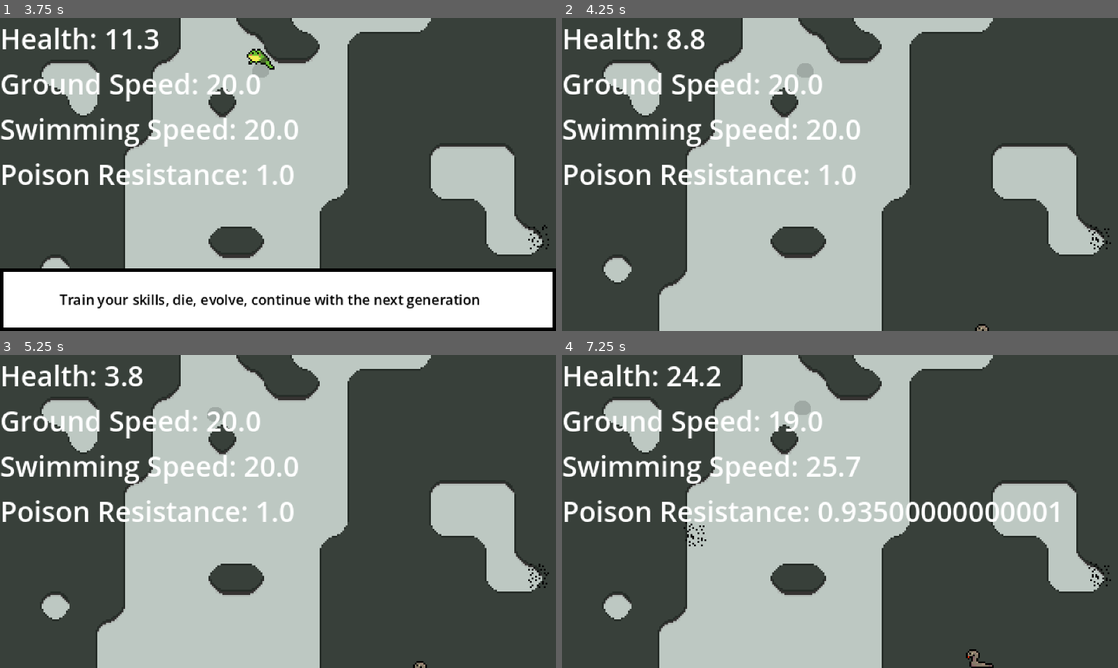
Above: before the commit, frames 1-4 (two rows, left to right).
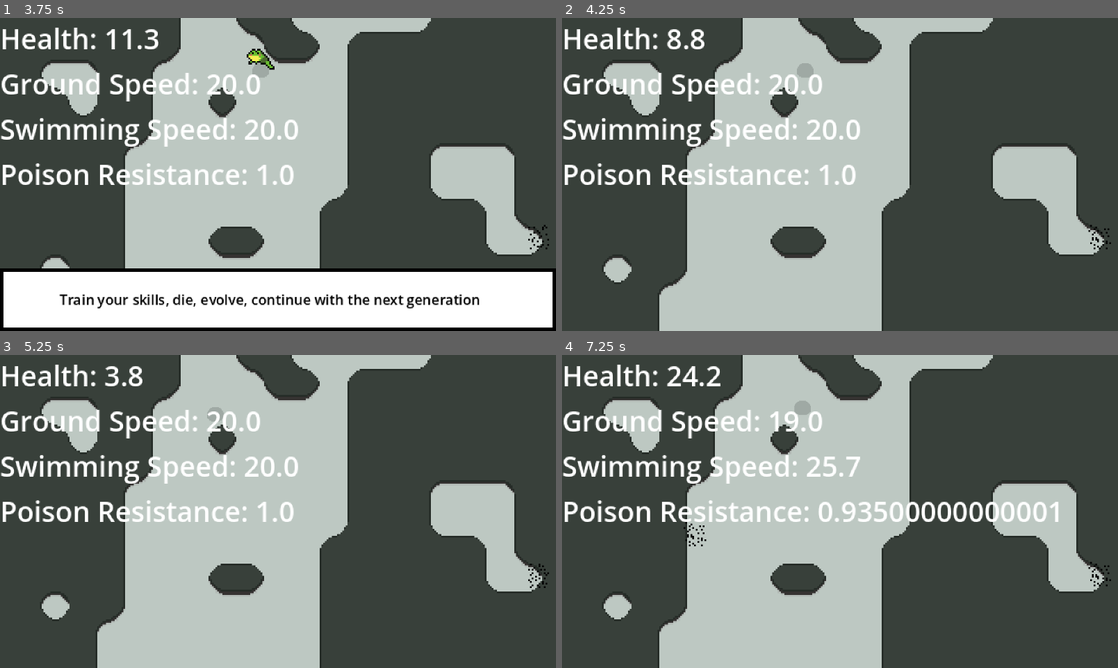
Above: after the commit, the same moments.

Repository: MiladTuma/Micro-Jam-Evolution
Game: Godot game, scene res://Scenes/main.tscn
Two runs of this game, one before a commit and one after it. Both use one fixed random seed, a clock stepped at 60 frames per second and the inputs below.
Inputs:
- Up to frame 1 (3.75 s): hold Right (right) 0.53-1.28 s; tap I (i) at 0.6, 1.55, 2.1, 2.85 s; hold Down (down) 1.28-2.03 s; tap E (eat) at 1.35, 3.6 s; hold Right (right) 2.03-2.78 s; hold Up (up) 2.78-3.53 s; hold Left (left) from 3.53 s (still down)
- Up to frame 2 (4.25 s): keep holding Left (left); tap I (i) at 3.8 s
- Up to frame 3 (5.25 s): tap I (i) at 4.35, 5.1 s; release Left (left) at 5.03 s; hold Down (down) from 5.03 s (still down)
- Up to frame 4 (7.25 s): release Down (down) at 5.78 s; hold Right (right) 5.78-6.53 s; tap E (eat) at 5.85 s; tap I (i) at 6.05, 6.6 s; hold Up (up) from 6.53 s (still down)

Frame 1 is identical in both runs. In frame 2, less than 0.1% of the frame differs, in the area x 74-77%, y 97-100%; in frame 3, less than 0.1%; in frame 4, 0.2%, in the area x 72-78%, y 94-100%.

Commit message:
duck duck

Diff:
--- a/Scenes/main.tscn
+++ b/Scenes/main.tscn
@@ -197,11 +197,12 @@
 rotation = 1.5707964
 shape = SubResource("RectangleShape2D_dcmcw")
 
-[node name="SnakeSpawner" type="Node2D" parent="." unique_id=2016708121 node_paths=PackedStringArray("tile_map")]
+[node name="SnakeSpawner" type="Node2D" parent="." unique_id=2016708121 node_paths=PackedStringArray("tile_map", "water_tile_map")]
 position = Vector2(19, 106)
 script = ExtResource("8_344ge")
 snake_scene = ExtResource("3_8gbba")
 tile_map = NodePath("../TileMapLayer")
+water_tile_map = NodePath("../TileMapLayerBottom")
 max_snakes = 10
 
 [node name="Timer" type="Timer" parent="SnakeSpawner" unique_id=1215365454]
--- a/Scenes/snake_spawner.gd
+++ b/Scenes/snake_spawner.gd
@@ -2,6 +2,7 @@
 
 @export var snake_scene: PackedScene
 @export var tile_map: TileMapLayer
+@export var water_tile_map: TileMapLayer
 @export var max_snakes: int = 5
 @onready var timer: Timer = $Timer
 
@@ -31,26 +32,49 @@
 		new_snake.add_to_group("snakes")
 
 func get_valid_spawn_position() -> Vector2:
-	var max_attempts = 20
+	var max_attempts = 30
 
 	for i in range(max_attempts):
-		var random_x = randf_range(spawn_area.position.x, spawn_area.end.x)
-		var random_y = randf_range(spawn_area.position.y, spawn_area.end.y)
+		var random_x = randf_range(spawn_area.position.x + 32, spawn_area.end.x - 32)
+		var random_y = randf_range(spawn_area.position.y + 32, spawn_area.end.y - 32)
 		var test_pos = Vector2(random_x, random_y)
 
-		var cell = tile_map.local_to_map(tile_map.to_local(test_pos))
+		if is_safe_ground(test_pos):
+			return test_pos
+
+	return Vector2.INF
+
+func is_safe_ground(pos: Vector2) -> bool:
+	var points_to_check = [
+		pos,
+		pos + Vector2(16, 0),
+		pos - Vector2(16, 0),
+		pos + Vector2(0, 16),
+		pos - Vector2(0, 16)
+	]
+
+	for point in points_to_check:
+		var cell = tile_map.local_to_map(tile_map.to_local(point))
 		var tile_data = tile_map.get_cell_tile_data(cell)
 
-		if tile_data != null:
-			if tile_data.get_custom_data("terrain") == 0:
-				var space_state = get_world_2d().direct_space_state
-				var query = PhysicsPointQueryParameters2D.new()
-				query.position = test_pos
-				query.collision_mask = 1
+		if tile_data == null:
+			return false
 
-				var result = space_state.intersect_point(query)
+		if tile_data.get_custom_data("terrain") != 0:
+			return false
 
-				if result.is_empty():
-					return test_pos
+		if water_tile_map != null:
+			var water_cell = water_tile_map.local_to_map(water_tile_map.to_local(point))
+			var water_data = water_tile_map.get_cell_tile_data(water_cell)
+			if water_data != null:
+				return false
 
-	return Vector2.INF
+	var space_state = get_world_2d().direct_space_state
+	var query = PhysicsPointQueryParameters2D.new()
+	query.position = pos
+	query.collision_mask = 1
+	var result = space_state.intersect_point(query)
+	if not result.is_empty():
+		return false
+
+	return true
